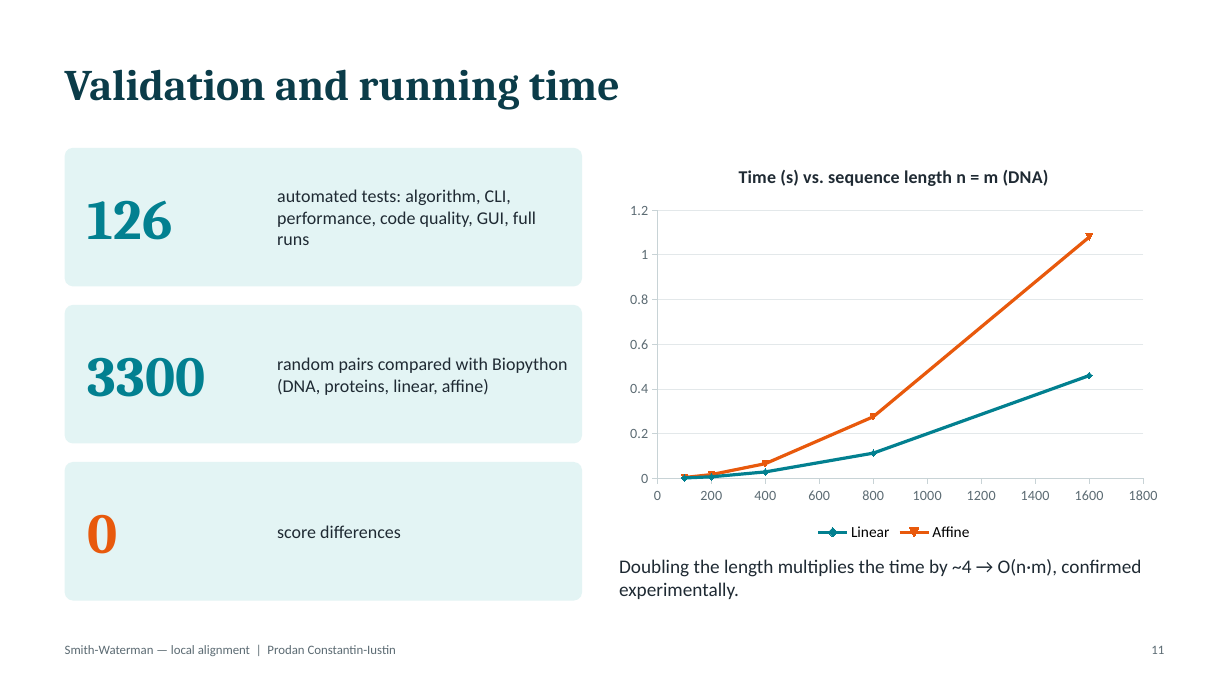
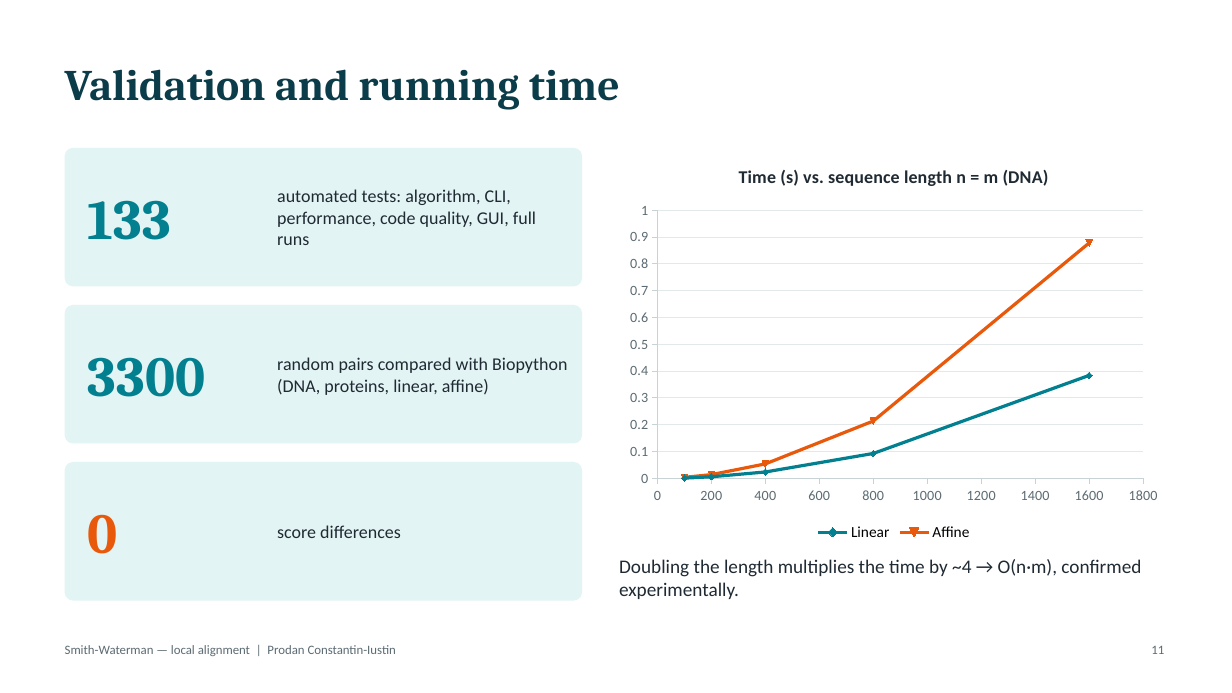
Before and after one commit to YUStulinu/Smith-Waterman_Algorithm, a slide deck: slide 11 of docs/Presentation_Smith-Waterman.pptx. Drawn at 1232x693 pixels with LibreOffice and Linux fonts; fonts in the diff are those of the drawing. Boxes give left, top, right and bottom in pixels: in the first picture for what was removed or moved away, otherwise in the second. Text is boxed around its words. In the diff, an @@ line names an element or a change of style, - is before the commit and + after.

```diff
--- a/docs/Presentation_Smith-Waterman.pptx
+++ b/docs/Presentation_Smith-Waterman.pptx
@@ scatter lines chart at bbox=[619, 148, 1169, 545] @@
-Linear: (100, 0), (200, 0.01), (400, 0.03), (800, 0.11), (1600, 0.46)
+Linear: (100, 0), (200, 0.01), (400, 0.02), (800, 0.09), (1600, 0.38)
-Affine: (100, 0), (200, 0.02), (400, 0.07), (800, 0.28), (1600, 1.08)
+Affine: (100, 0), (200, 0.01), (400, 0.05), (800, 0.21), (1600, 0.88)
@@ text at bbox=[88, 200, 171, 240]: text changed @@
-126
+133
```
Also in this commit, not shown: 1 other slide changed, 12 other files.
